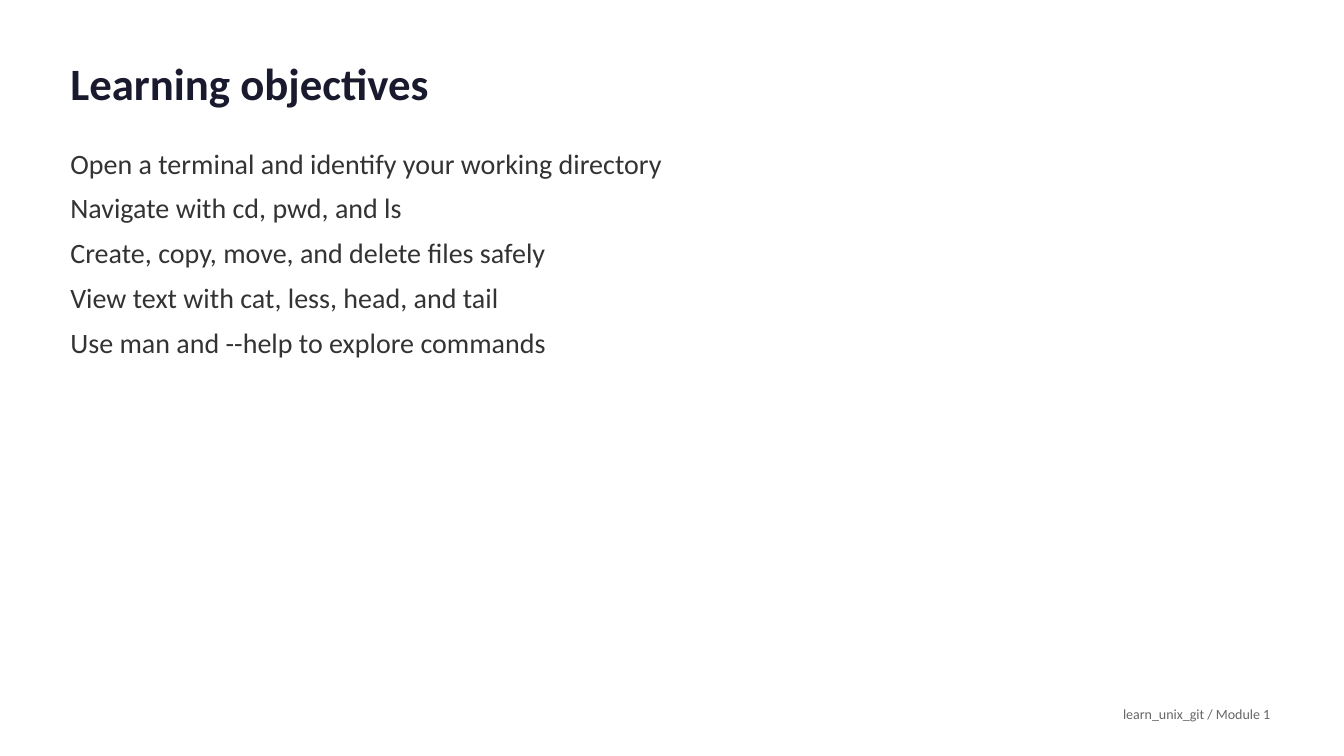
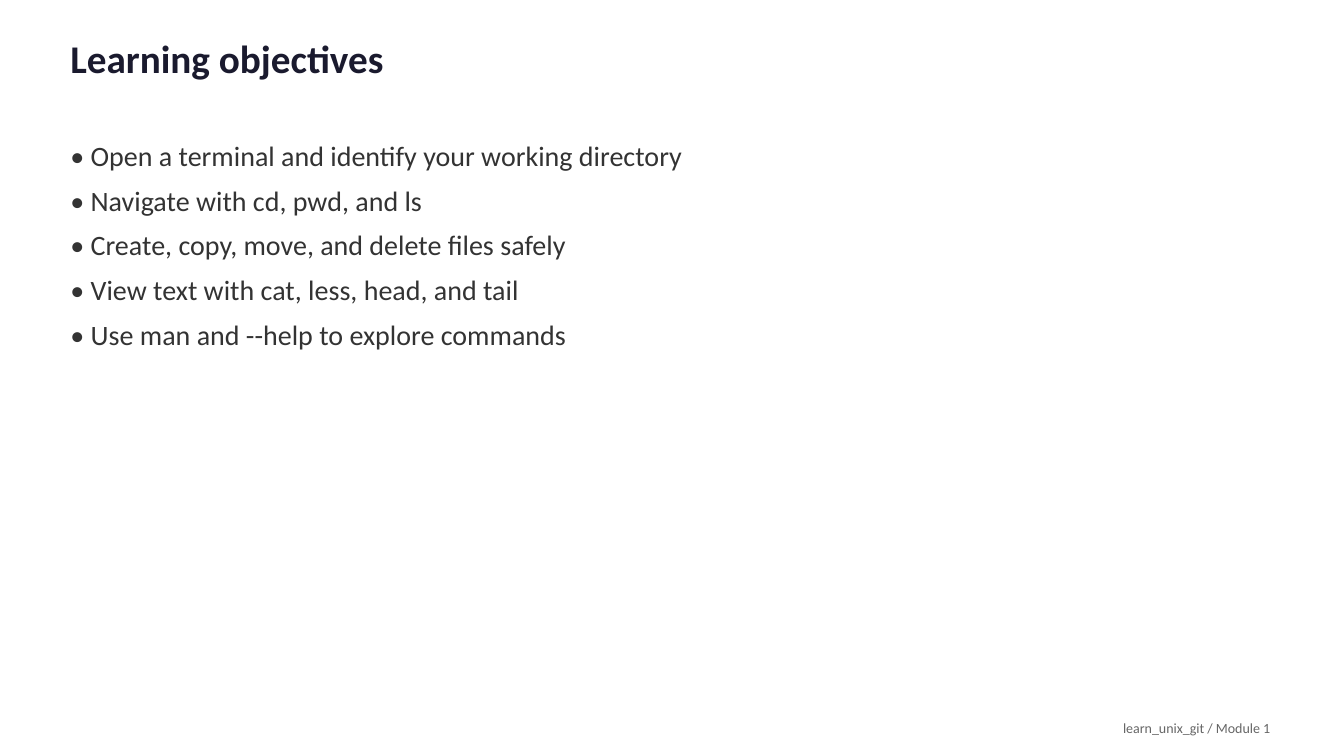
Before and after one commit to universal-verification-methodology/learn_unix_git, a slide deck: slide 2 of media/module1/slides.pptx. Drawn at 1344x756 pixels with LibreOffice and Linux fonts; fonts in the diff are those of the drawing. Boxes give left, top, right and bottom in pixels: in the first picture for what was removed or moved away, otherwise in the second. Text is boxed around its words. In the diff, an @@ line names an element or a change of style, - is before the commit and + after.

```diff
--- a/media/module1/slides.pptx
+++ b/media/module1/slides.pptx
@@ text "Learning objectives" at (70, 45, 384, 80): size 32 to 28 pt; line spacing 1 to 22pt @@
@@ text at (91, 146, 682, 350): text changed @@
-Open a terminal and identify your working directory
-Navigate with cd, pwd, and ls
-Create, copy, move, and delete files safely
-View text with cat, less, head, and tail
-Use man and --help to explore commands
+• Open a terminal and identify your working directory
+• Navigate with cd, pwd, and ls
+• Create, copy, move, and delete files safely
+• View text with cat, less, head, and tail
+• Use man and --help to explore commands
@@ text "learn_unix_git / Module 1" at (1123, 723, 1270, 736): line spacing 1 to 22pt @@
```
Also in this commit, not shown: 19 other slides changed, 53 other files.
